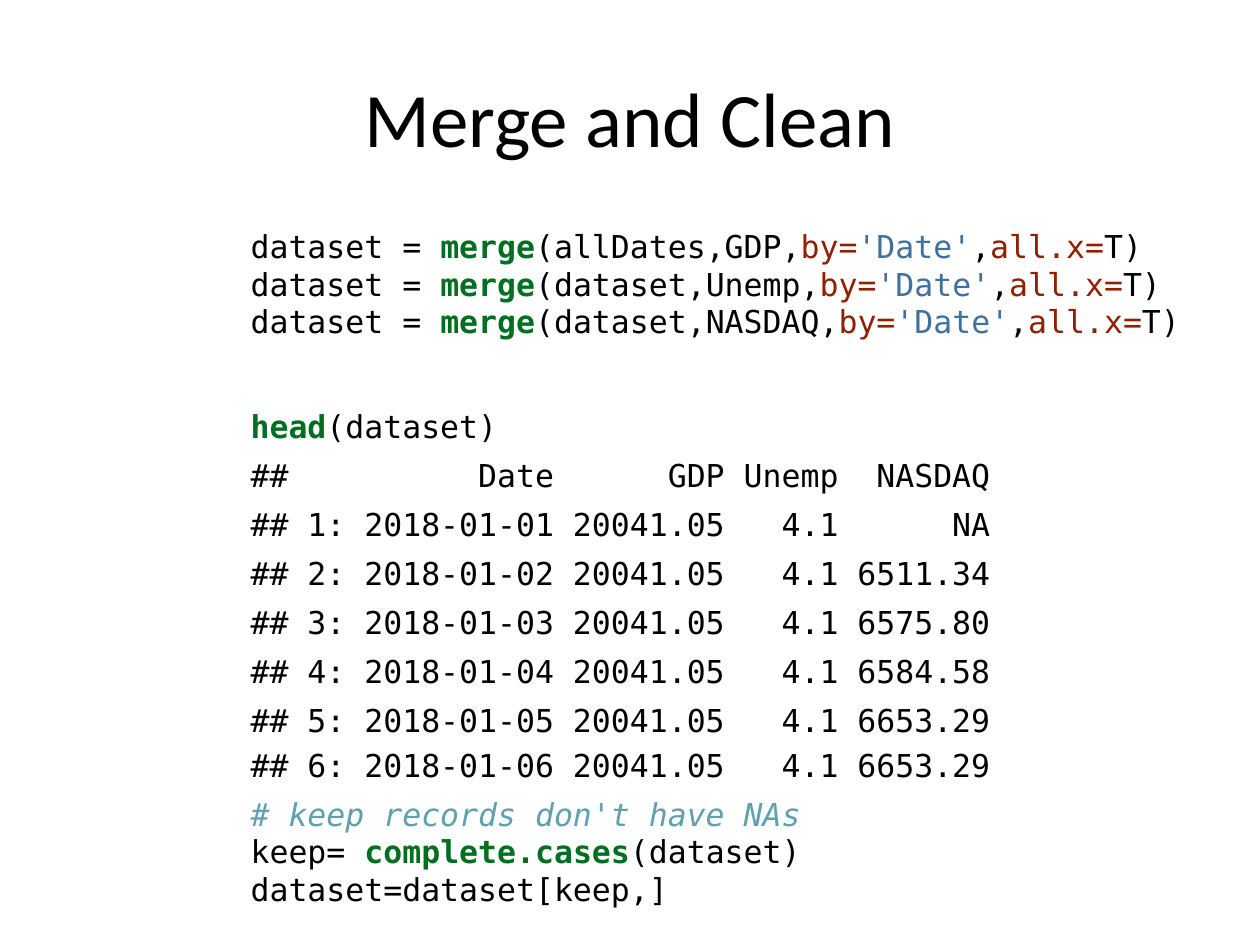
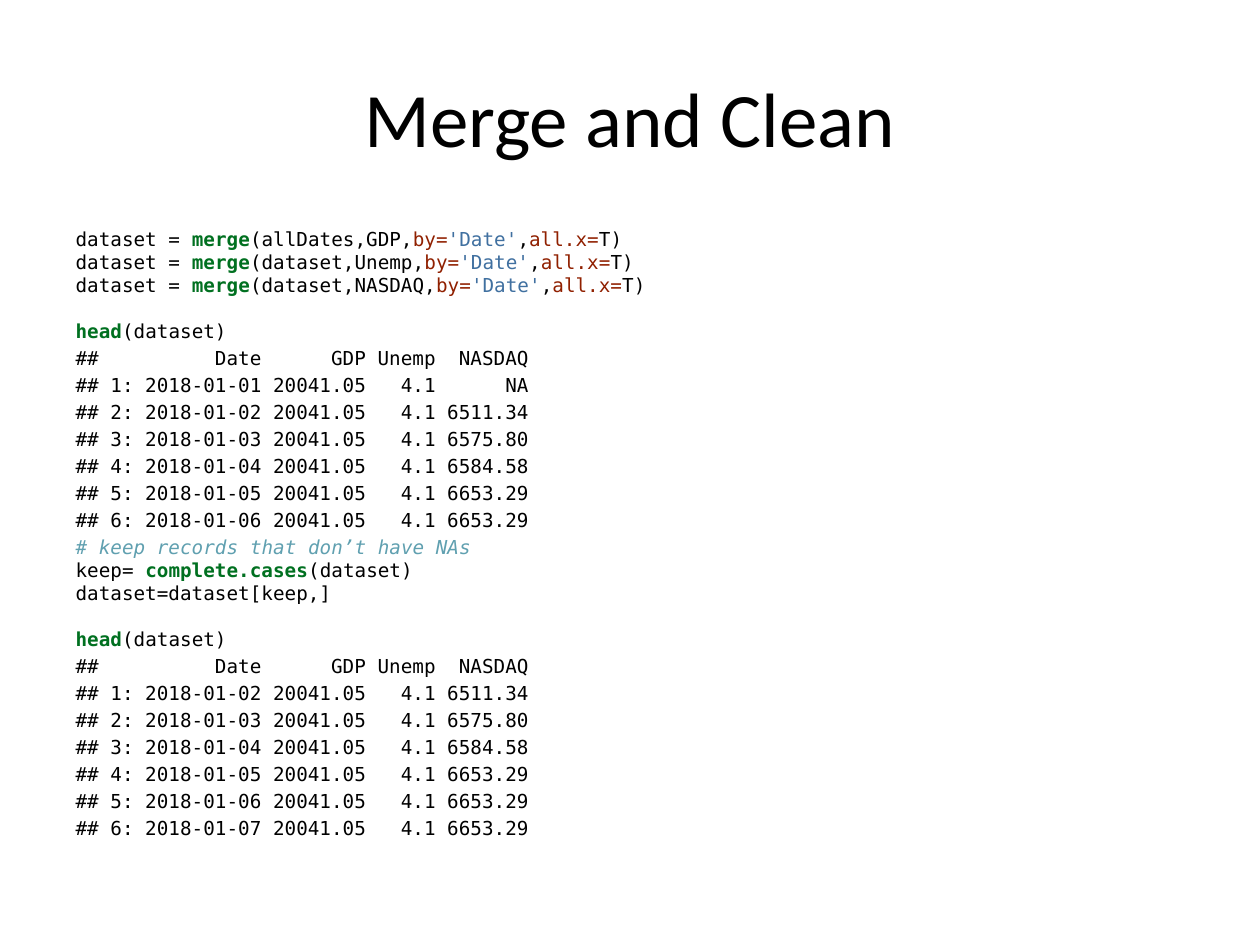
Before and after one commit to maxmoro/MSDS_DoingDataScience_HW, a slide deck: slide 6 of Video-04/DatFromAPI.pptx (slide 8 before the commit). Drawn at 1260x945 pixels with LibreOffice and Linux fonts; fonts in the diff are those of the drawing. Boxes give left, top, right and bottom in pixels: in the first picture for what was removed or moved away, otherwise in the second. Text is boxed around its words. In the diff, an @@ line names an element or a change of style, - is before the commit and + after.

```diff
--- a/Video-04/DatFromAPI.pptx
+++ b/Video-04/DatFromAPI.pptx
@@ text at [76, 231, 646, 836]: size 18 to 11 pt in "dataset = merge(allDates,GDP,by='Date',all.x=T) dataset = me ...", "## Date GDP Unemp NASDAQ ## 1: ...", "## Date GDP Unemp NASDAQ ## 1: ..."; indent changed; less space between paragraphs @@
@@ text at [76, 539, 471, 649]: text changed; size 18 to 11 pt @@
-# keep records don't have NAs
-keep= complete.cases(dataset)
-dataset=dataset[keep,]
-head(dataset)
+# keep records that don’t have NAs
+keep= complete.cases(dataset)
+dataset=dataset[keep,]
+head(dataset)
```
Also in this commit, not shown: 3 other slides changed, 2 slides removed, 5 other files.
